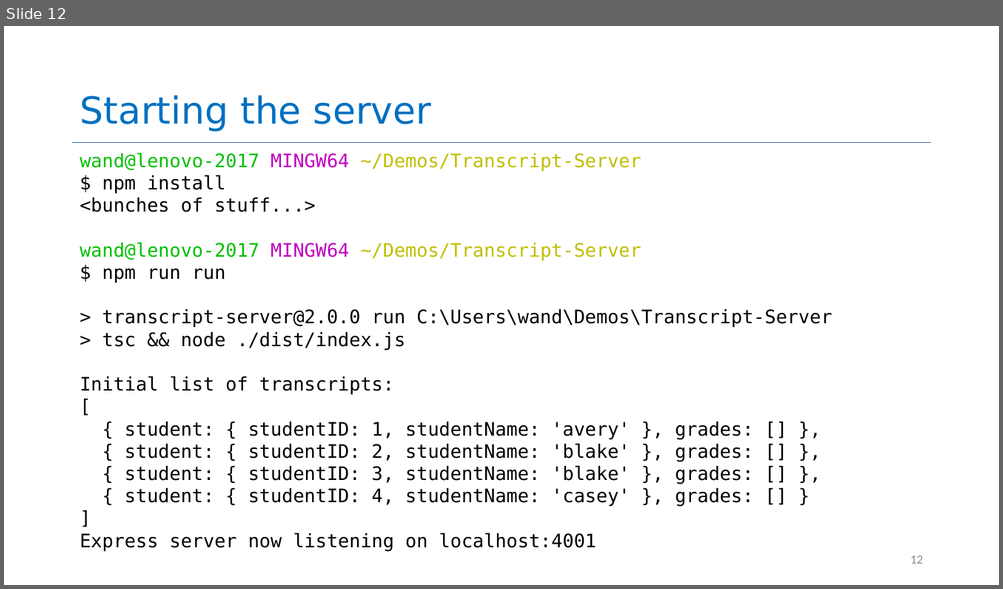
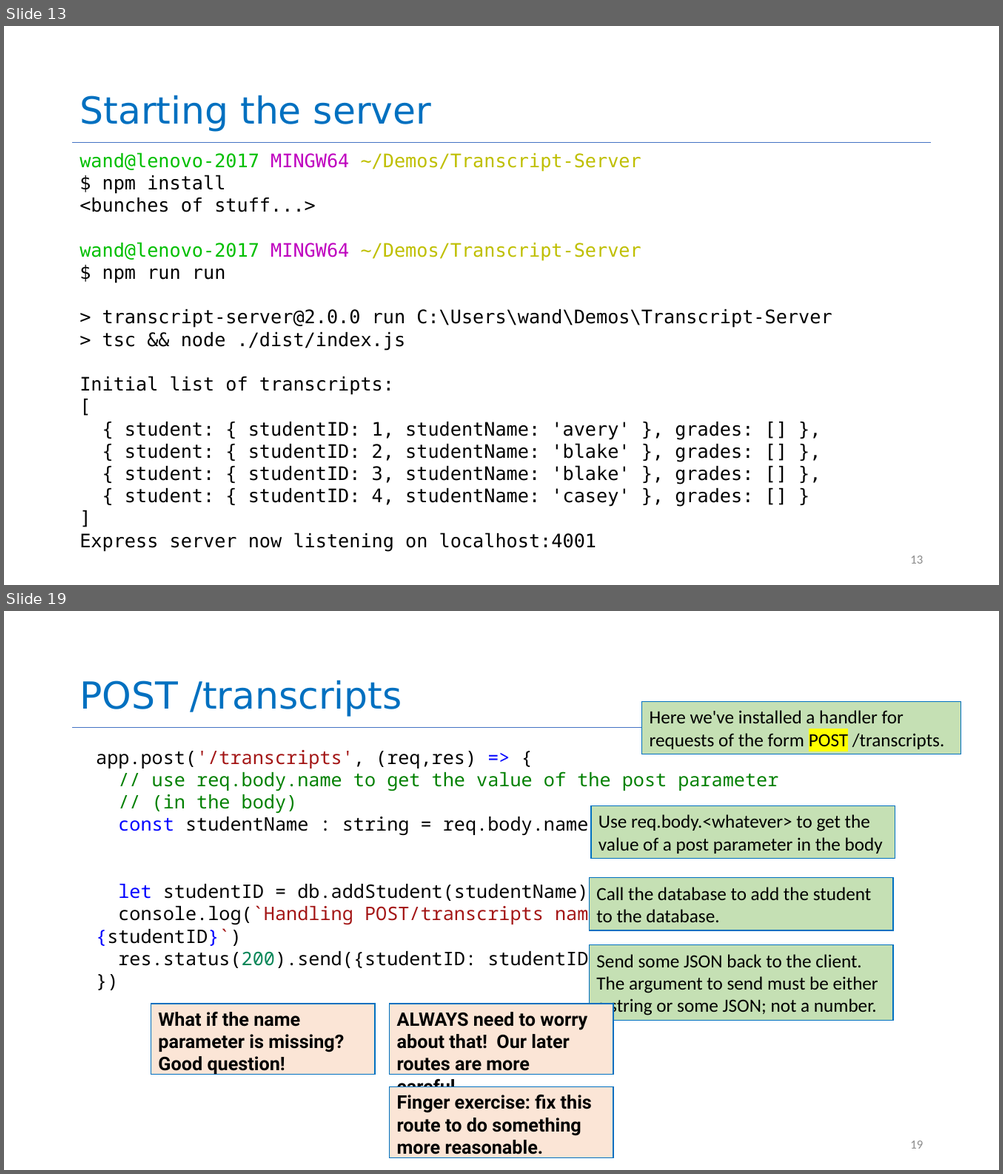
Before and after one commit to neu-se/CS4530-CS5500-Spring-2021, a slide deck: Slides/Lesson 3.4 Building a REST server.pptx. Shown one above the other, each under a label of ours: slide 12 before the commit, slides 13 and 19 after it; the slides between them are not shown. The pictures are 1003x589 and 1003x1174 pixels, drawn with LibreOffice and Linux fonts; fonts in the diff are those of the drawing. Boxes give left, top, right and bottom in pixels: in the first picture for what was removed or moved away, otherwise in the second. Text is boxed around its words. In the diff, an @@ line names an element or a change of style, - is before the commit and + after.

Commit message:
Lesson 3.4 done and installed

```diff
--- a/Slides/Lesson 3.4 Building a REST server.pptx
+++ b/Slides/Lesson 3.4 Building a REST server.pptx
@@ slide 19 added at (4,611,999,1170), background #FFFFFF; not listed: 1 template element that a slide beside it also shows @@
@@ title added at (79,680,402,717), 36 pt, text #0070C0 @@
+POST /transcripts
@@ rectangle added at (642,701,961,755), fill #C5E0B4, outline #0070C0 1 pt, 18 pt, text #000000 @@
+Here we've installed a handler for requests of the form POST /transcripts.
@@ text added at (96,750,778,970), 18 pt, text #000000 @@
+app.post('/transcripts', (req,res) => {
+// use req.body.name to get the value of the post parameter
+// (in the body)
+const studentName : string = req.body.name;
+let studentID = db.addStudent(studentName)
+console.log(`Handling POST/transcripts name=${studentName}, id=${studentID}`)
+res.status(200).send({studentID: studentID})
+})
@@ rectangle added at (591,806,896,859), fill #C5E0B4, outline #0070C0 1 pt, 18 pt, text #000000 @@
+Use req.body.<whatever> to get the value of a post parameter in the body
@@ rectangle added at (589,878,893,931), fill #C5E0B4, outline #0070C0 1 pt, 18 pt, text #000000 @@
+Call the database to add the student to the database.
@@ rectangle added at (589,945,893,1021), fill #C5E0B4, outline #0070C0 1 pt, 18 pt, text #000000 @@
+Send some JSON back to the client. The argument to send must be either a string or some JSON; not a number.
@@ rectangle added at (151,1004,375,1075), fill #FBE5D6, outline #0070C0 1 pt, 18 pt, text #000000, bold @@
+What if the name parameter is missing? Good question!
@@ rectangle added at (390,1004,614,1075), fill #FBE5D6, outline #0070C0 1 pt, 18 pt, text #000000, bold @@
+ALWAYS need to worry about that! Our later routes are more careful...
@@ rectangle added at (390,1088,614,1159), fill #FBE5D6, outline #0070C0 1 pt, 18 pt, text #000000, bold @@
+Finger exercise: fix this route to do something more reasonable.
@@ page number added at (910,1141,922,1149), 12 pt, text #8C8C8C @@
+19
@@ what was slide 12 is now slide 13 @@
@@ page number at (910,556,922,564): text changed @@
-12
+13
```
Also in this commit, not shown: 9 slides changed, 9 other slides added, 2 slides removed, 5 other files.
